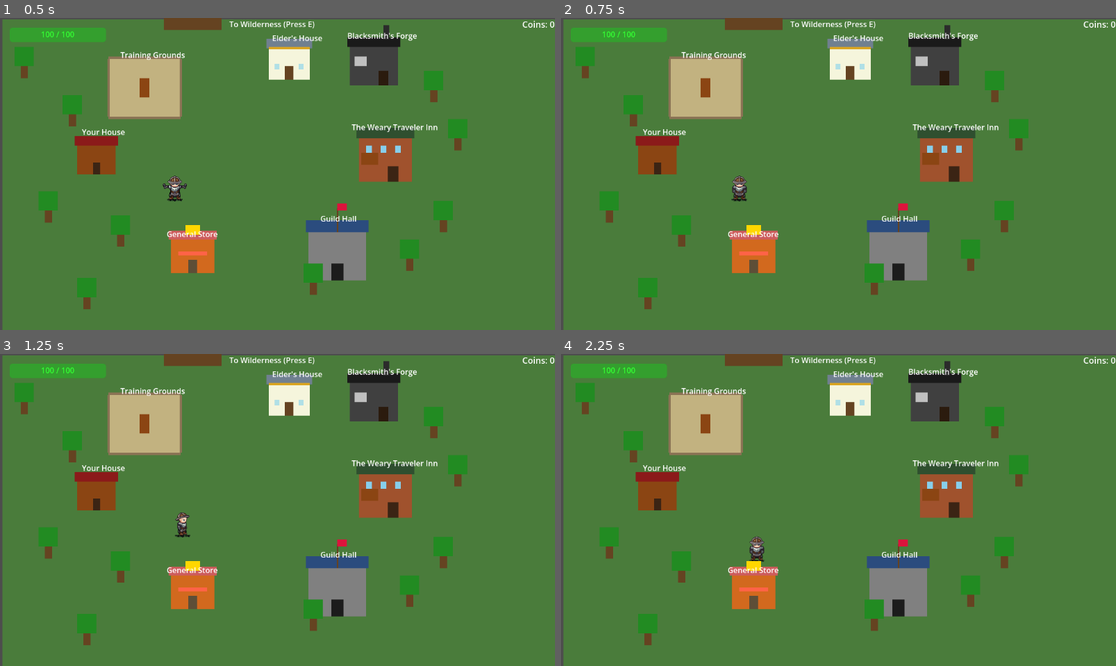
Above: before the commit, frames 1-4 (two rows, left to right).
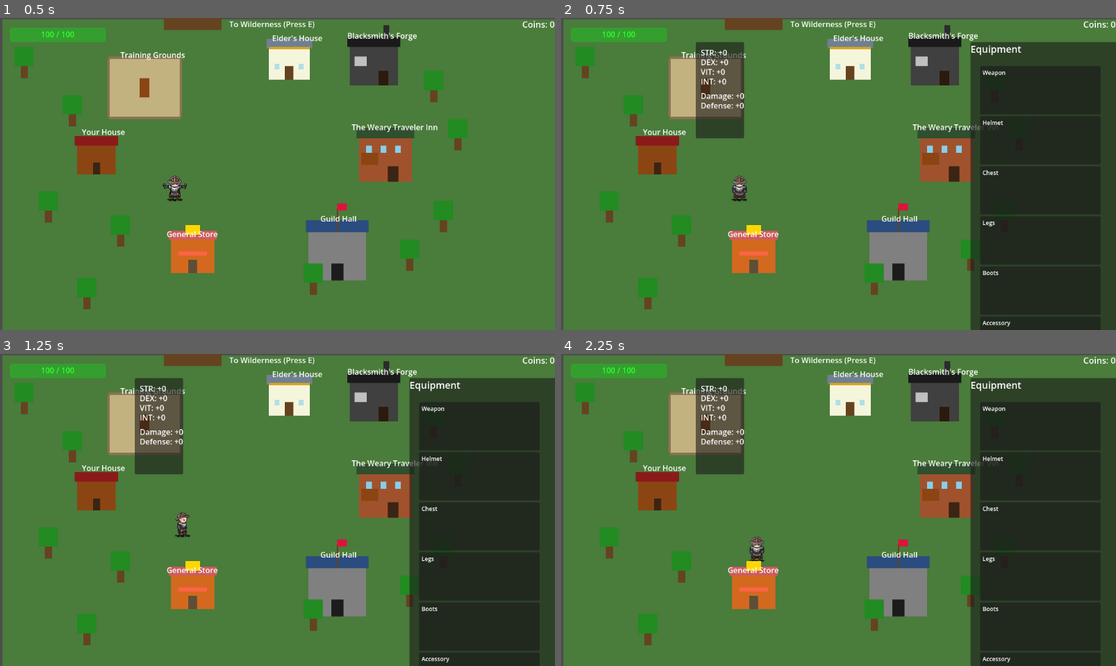
Above: after the commit, the same moments.

Repository: koukous/late-adventure
Game: Godot game, scene res://scenes/village.tscn
The game is run twice, just before and just after one commit, with the same random seed, the same clock (stepped at 60 frames per second) and the same inputs. Sound files missing from this copy of the repository are replaced by a short silence.
Inputs (mouse positions are in pixels of both pictures, inside the frame that each line leads up to):
- Up to frame 1 (0.5 s): no input
- Up to frame 2 (0.75 s): tap E at 0.5 s; move the mouse to (960, 158) at 0.52 s; hold D (move_right) from 0.53 s (still down); hold C (ui_equipment, bound only after the commit) from 0.53 s (still down); click (960, 158) at 0.6 s
- Up to frame 3 (1.25 s): keep holding D (move_right); keep holding C (ui_equipment, bound only after the commit); tap Enter (ui_accept) at 0.77 s
- Up to frame 4 (2.25 s): tap E at 1.25, 2 s; move the mouse to (727, 525) at 1.27 s; release D (move_right) at 1.28 s; release C (ui_equipment, bound only after the commit) at 1.28 s; hold S (move_down) 1.28-2.03 s; tap C (ui_equipment, bound only after the commit) at 1.35 s; tap Enter (ui_accept) at 1.52 s; click (727, 525) at 1.55 s; move the mouse to (894, 441) at 2.02 s; hold D (move_right) from 2.03 s (still down); hold C (ui_equipment, bound only after the commit) from 2.03 s (still down); click (894, 441) at 2.1 s

Frame 1 is identical in both runs. In frame 2, 27% of the frame differs, in the area x 24-100%, y 7-100%; in frame 3, 27%; in frame 4, 27%.

Commit message:
pushing equipement and stats point with equipement
still needs work

Diff:
--- a/project.godot
+++ b/project.godot
@@ -21,6 +21,7 @@
 GlobalUi="*uid://ljqwv3c267ff"
 SceneManager="*uid://7ubni2pn1s2n"
 DialogueUI="*uid://khsalhy0nbt4"
+EquipmentManager="*uid://i8lbr2biceo4"
 
 [display]
 
@@ -76,6 +77,11 @@
 "events": [Object(InputEventKey,"resource_local_to_scene":false,"resource_name":"","device":-1,"window_id":0,"alt_press …(192 unchanged characters)…
 ]
 }
+ui_equipment={
+"deadzone": 0.2,
+"events": [Object(InputEventKey,"resource_local_to_scene":false,"resource_name":"","device":-1,"window_id":0,"alt_pressed":false,"shift_pressed":false,"ctrl_pressed":false,"meta_pressed":false,"pressed":false,"keycode":0,"physical_keycode":67,"key_label":0,"unicode":99,"location":0,"echo":false,"script":null)
+]
+}
 
 [physics]
 
--- /dev/null
+++ b/resources/equipement/iron_sword.tres
@@ -0,0 +1,13 @@
+[gd_resource type="Resource" script_class="EquipmentData" format=3 uid="uid://b0r1xnp2pabqw"]
+
+[ext_resource type="Script" uid="uid://ch21jrxvw46lr" path="res://scripts/global/equipement_data.gd" id="1_hvn0m"]
+
+[resource]
+script = ExtResource("1_hvn0m")
+strength_bonus = 3
+damage_bonus = 10
+item_name = "Iron Sword"
+description = "A sturdy iron blade"
+stack_size = 1
+item_type = "Equipment"
+metadata/_custom_type_script = "uid://ch21jrxvw46lr"
--- /dev/null
+++ b/resources/equipement/leather_helmet.tres
@@ -0,0 +1,12 @@
+[gd_resource type="Resource" script_class="EquipmentData" format=3 uid="uid://b0xgqs3relxlg"]
+
+[ext_resource type="Script" uid="uid://ch21jrxvw46lr" path="res://scripts/global/equipement_data.gd" id="1_xmmpu"]
+
+[resource]
+script = ExtResource("1_xmmpu")
+equipment_type = 2
+vitality_bonus = 3
+defense_bonus = 5
+item_name = "Leather Chest Armor"
+description = "Light body armor"
+metadata/_custom_type_script = "uid://ch21jrxvw46lr"
--- /dev/null
+++ b/scenes/global/EquipmentUI.tscn
@@ -0,0 +1,162 @@
+[gd_scene format=3 uid="uid://cfonpces7xj4r"]
+
+[ext_resource type="Script" uid="uid://b11lnhs3tqs42" path="res://scripts/global/equipment_ui.gd" id="1_h3f36"]
+
+[node name="EquipmentUI" type="Control" unique_id=425735404]
+visible = false
+layout_mode = 3
+anchors_preset = 15
+anchor_right = 1.0
+anchor_bottom = 1.0
+grow_horizontal = 2
+grow_vertical = 2
+script = ExtResource("1_h3f36")
+
+[node name="Panel" type="Panel" parent="." unique_id=1760547820]
+layout_mode = 0
+offset_left = 850.0
+offset_top = 50.0
+offset_right = 1250.0
+offset_bottom = 750.0
+
+[node name="Equipment" type="Label" parent="Panel" unique_id=440294316]
+layout_mode = 0
+offset_right = 40.0
+offset_bottom = 23.0
+pivot_offset_ratio = Vector2(150, 10)
+theme_override_font_sizes/font_size = 20
+text = "Equipment"
+
+[node name="SlotsContainer" type="VBoxContainer" parent="Panel" unique_id=1474194721]
+layout_mode = 0
+offset_left = 20.0
+offset_top = 50.0
+offset_right = 270.0
+offset_bottom = 450.0
+
+[node name="WeaponSlot" type="Panel" parent="Panel/SlotsContainer" unique_id=1322094907]
+custom_minimum_size = Vector2(230, 100)
+layout_mode = 2
+
+[node name="Weapon" type="Label" parent="Panel/SlotsContainer/WeaponSlot" unique_id=93306369]
+layout_mode = 0
+offset_left = 5.0
+offset_top = 5.0
+offset_right = 69.0
+offset_bottom = 28.0
+text = "Weapon"
+
+[node name="HelmetSlot" type="Panel" parent="Panel/SlotsContainer" unique_id=600928595]
+custom_minimum_size = Vector2(230, 100)
+layout_mode = 2
+
+[node name="Helmet" type="Label" parent="Panel/SlotsContainer/HelmetSlot" unique_id=71550702]
+layout_mode = 0
+offset_left = 5.0
+offset_top = 5.0
+offset_right = 62.0
+offset_bottom = 28.0
+text = "Helmet"
+
+[node name="ChestSlot" type="Panel" parent="Panel/SlotsContainer" unique_id=584860440]
+custom_minimum_size = Vector2(230, 100)
+layout_mode = 2
+
+[node name="Chest" type="Label" parent="Panel/SlotsContainer/ChestSlot" unique_id=391788084]
+layout_mode = 0
+offset_left = 5.0
+offset_top = 5.0
+offset_right = 49.0
+offset_bottom = 28.0
+text = "Chest"
+
+[node name="LegsSlot" type="Panel" parent="Panel/SlotsContainer" unique_id=1800738399]
+custom_minimum_size = Vector2(230, 100)
+layout_mode = 2
+
+[node name="Legs" type="Label" parent="Panel/SlotsContainer/LegsSlot" unique_id=2042927592]
+layout_mode = 0
+offset_left = 5.0
+offset_top = 5.0
+offset_right = 45.0
+offset_bottom = 28.0
+text = "Legs"
+
+[node name="BootsSlot" type="Panel" parent="Panel/SlotsContainer" unique_id=989126018]
+custom_minimum_size = Vector2(230, 100)
+layout_mode = 2
+
+[node name="Boots" type="Label" parent="Panel/SlotsContainer/BootsSlot" unique_id=806490506]
+layout_mode = 0
+offset_left = 5.0
+offset_top = 5.0
+offset_right = 50.0
+offset_bottom = 28.0
+text = "Boots"
+
+[node name="AccessorySlot" type="Panel" parent="Panel/SlotsContainer" unique_id=1579745492]
+custom_minimum_size = Vector2(230, 100)
+layout_mode = 2
+
+[node name="Accessory" type="Label" parent="Panel/SlotsContainer/AccessorySlot" unique_id=392384754]
+layout_mode = 0
+offset_left = 5.0
+offset_top = 5.0
+offset_right = 82.0
+offset_bottom = 28.0
+text = "Accessory"
+
+[node name="StatsPanel" type="Panel" parent="." unique_id=1754695985]
+layout_mode = 0
+offset_left = 280.0
+offset_top = 50.0
+offset_right = 380.0
+offset_bottom = 250.0
+
+[node name="StrLabel" type="Label" parent="StatsPanel" unique_id=1065850503]
+layout_mode = 0
+offset_left = 10.0
+offset_top = 10.0
+offset_right = 65.0
+offset_bottom = 33.0
+text = "STR: +0"
+
+[node name="DexLabel" type="Label" parent="StatsPanel" unique_id=817805769]
+layout_mode = 0
+offset_left = 10.0
+offset_top = 30.0
+offset_right = 50.0
+offset_bottom = 53.0
+text = "DEX: +0"
+
+[node name="VitLabel" type="Label" parent="StatsPanel" unique_id=1379610742]
+layout_mode = 0
+offset_left = 10.0
+offset_top = 50.0
+offset_right = 50.0
+offset_bottom = 73.0
+text = "VIT: +0"
+
+[node name="IntLabel" type="Label" parent="StatsPanel" unique_id=1388472787]
+layout_mode = 0
+offset_left = 10.0
+offset_top = 70.0
+offset_right = 64.0
+offset_bottom = 93.0
+text = "INT: +0"
+
+[node name="DmgLabel" type="Label" parent="StatsPanel" unique_id=641789743]
+layout_mode = 0
+offset_left = 10.0
+offset_top = 100.0
+offset_right = 50.0
+offset_bottom = 123.0
+text = "Damage: +0"
+
+[node name="DefLabel" type="Label" parent="StatsPanel" unique_id=387899464]
+layout_mode = 0
+offset_left = 10.0
+offset_top = 120.0
+offset_right = 101.0
+offset_bottom = 143.0
+text = "Defense: +0"
--- a/scenes/global/GlobalUI.tscn
+++ b/scenes/global/GlobalUI.tscn
@@ -3,8 +3,9 @@
 [ext_resource type="Script" uid="uid://ljqwv3c267ff" path="res://scripts/global_ui.gd" id="1_kkq6e"]
 [ext_resource type="PackedScene" uid="uid://5yr8sq54vd8q" path="res://scenes/InventoryUI.tscn" id="2_lnbkq"]
 [ext_resource type="PackedScene" uid="uid://brwq0x8x8cs4g" path="res://scenes/HealthUI.tscn" id="3_5faa8"]
+[ext_resource type="PackedScene" uid="uid://cfonpces7xj4r" path="res://scenes/global/EquipmentUI.tscn" id="4_lnbkq"]
 
-[node name="GlobalUi" type="CanvasLayer" unique_id=1810816273]
+[node name="GlobalUI" type="CanvasLayer" unique_id=1810816273]
 script = ExtResource("1_kkq6e")
 
 [node name="InventoryUI" parent="." unique_id=49627175 instance=ExtResource("2_lnbkq")]
@@ -17,3 +18,5 @@
 grow_vertical = 2
 
 [node name="HealthUI" parent="." unique_id=1590557099 instance=ExtResource("3_5faa8")]
+
+[node name="EquipmentUI" parent="." unique_id=425735404 instance=ExtResource("4_lnbkq")]
--- a/scripts/enemy.gd
+++ b/scripts/enemy.gd
@@ -78,8 +78,16 @@
 		take_damage(10)
 
 func take_damage(amount: int):
-	current_health -= amount
-	print("Enemy took ", amount, " damage! Health: ", current_health)
+	# Get player's equipment bonus
+	var equipment_manager = get_node_or_null("/root/EquipmentManager")
+	var bonus_damage = 0
+	if equipment_manager:
+		bonus_damage = equipment_manager.get_total_damage_bonus()
+
+	var total_damage = amount + bonus_damage
+
+	current_health -= total_damage  # ← Fixed to use current_health
+	print("Enemy took ", total_damage, " damage (", amount, " + ", bonus_damage, " from equipment). Health: ", current_health)
 
 	# Play hurt sound!
 	if hurt_sound:
--- /dev/null
+++ b/scripts/global/equipement_data.gd
@@ -0,0 +1,94 @@
+extends ItemData
+class_name EquipmentData
+# Equipment item - weapons, armor, accessories
+
+enum EquipmentType {
+	WEAPON,      # Swords, axes, bows
+	HELMET,      # Head armor
+	CHEST,       # Body armor
+	LEGS,        # Leg armor
+	BOOTS,       # Feet armor
+	ACCESSORY    # Rings, amulets
+}
+
+enum WeaponType {
+	SWORD,
+	AXE,
+	SPEAR,
+	BOW,
+	STAFF
+}
+
+@export var equipment_type: EquipmentType = EquipmentType.WEAPON
+@export var weapon_type: WeaponType = WeaponType.SWORD
+
+# Stats bonuses when equipped
+@export var strength_bonus: int = 0
+@export var dexterity_bonus: int = 0
+@export var vitality_bonus: int = 0
+@export var intelligence_bonus: int = 0
+
+@export var damage_bonus: int = 0      # For weapons
+@export var defense_bonus: int = 0     # For armor
+@export var health_bonus: int = 0      # HP increase
+
+@export var required_level: int = 1    # Level needed to equip
+
+func get_equipment_tooltip() -> String:
+	var text = item_name + "\n"
+	text += description + "\n"
+	text += "Type: " + get_equipment_type_name() + "\n"
+
+	# Show stats
+	if strength_bonus > 0:
+		text += "STR: +" + str(strength_bonus) + "\n"
+	if dexterity_bonus > 0:
+		text += "DEX: +" + str(dexterity_bonus) + "\n"
+	if vitality_bonus > 0:
+		text += "VIT: +" + str(vitality_bonus) + "\n"
+	if intelligence_bonus > 0:
+		text += "INT: +" + str(intelligence_bonus) + "\n"
+
+	if damage_bonus > 0:
+		text += "Damage: +" + str(damage_bonus) + "\n"
+	if defense_bonus > 0:
+		text += "Defense: +" + str(defense_bonus) + "\n"
+	if health_bonus > 0:
+		text += "Health: +" + str(health_bonus) + "\n"
+
+	if required_level > 1:
+		text += "Required Level: " + str(required_level)
+
+	return text
+
+func get_equipment_type_name() -> String:
+	match equipment_type:
+		EquipmentType.WEAPON:
+			return get_weapon_type_name()
+		EquipmentType.HELMET:
+			return "Helmet"
+		EquipmentType.CHEST:
+			return "Chest Armor"
+		EquipmentType.LEGS:
+			return "Leg Armor"
+		EquipmentType.BOOTS:
+			return "Boots"
+		EquipmentType.ACCESSORY:
+			return "Accessory"
+		_:
+			return "Equipment"
+
+func get_weapon_type_name() -> String:
+	match weapon_type:
+		WeaponType.SWORD:
+			return "Sword"
+		WeaponType.AXE:
+			return "Axe"
+		WeaponType.SPEAR:
+			return "Spear"
+		WeaponType.BOW:
+			return "Bow"
+		WeaponType.STAFF:
+			return "Staff"
+		_:
+			return "Weapon"
--- /dev/null
+++ b/scripts/global/equipement_manager.gd
@@ -0,0 +1,144 @@
+extends Node
+# Equipment Manager - handles equipped items
+# Add to Autoload as "EquipmentManager"
+
+signal equipment_changed(slot: String, item: EquipmentData)
+signal stats_updated()
+
+# Equipment slots
+var equipped_items = {
+	"weapon": null,
+	"helmet": null,
+	"chest": null,
+	"legs": null,
+	"boots": null,
+	"accessory": null
+}
+
+# Total stat bonuses from equipment
+var total_strength: int = 0
+var total_dexterity: int = 0
+var total_vitality: int = 0
+var total_intelligence: int = 0
+var total_damage: int = 0
+var total_defense: int = 0
+var total_health: int = 0
+
+func _ready():
+	print("✅ Equipment Manager loaded")
+
+func equip_item(item: EquipmentData) -> bool:
+	if not item:
+		print("ERROR: Trying to equip null item")
+		return false
+
+	# Get slot name based on equipment type
+	var slot = get_slot_for_type(item.equipment_type)
+
+	if slot == "":
+		print("ERROR: Unknown equipment type")
+		return false
+
+	# Unequip current item in slot (if any)
+	if equipped_items[slot]:
+		unequip_item(slot)
+
+	# Equip new item
+	equipped_items[slot] = item
+	print("Equipped: ", item.item_name, " in slot: ", slot)
+
+	# Update stats
+	calculate_total_stats()
+
+	# Emit signals
+	equipment_changed.emit(slot, item)
+	stats_updated.emit()
+
+	return true
+
+func unequip_item(slot: String) -> EquipmentData:
+	if not equipped_items.has(slot):
+		print("ERROR: Invalid slot: ", slot)
+		return null
+
+	var item = equipped_items[slot]
+
+	if item:
+		equipped_items[slot] = null
+		print("Unequipped: ", item.item_name, " from slot: ", slot)
+
+		# Return item to inventory
+		var inventory = get_node_or_null("/root/InventoryManager")
+		if inventory:
+			inventory.add_item(item, 1)
+
+		# Update stats
+		calculate_total_stats()
+
+		# Emit signals
+		equipment_changed.emit(slot, null)
+		stats_updated.emit()
+
+	return item
+
+func get_equipped_item(slot: String) -> EquipmentData:
+	if equipped_items.has(slot):
+		return equipped_items[slot]
+	return null
+
+func get_slot_for_type(type: EquipmentData.EquipmentType) -> String:
+	match type:
+		EquipmentData.EquipmentType.WEAPON:
+			return "weapon"
+		EquipmentData.EquipmentType.HELMET:
+			return "helmet"
+		EquipmentData.EquipmentType.CHEST:
+			return "chest"
+		EquipmentData.EquipmentType.LEGS:
+			return "legs"
+		EquipmentData.EquipmentType.BOOTS:
+			return "boots"
+		EquipmentData.EquipmentType.ACCESSORY:
+			return "accessory"
+		_:
+			return ""
+
+func calculate_total_stats():
+	# Reset totals
+	total_strength = 0
+	total_dexterity = 0
+	total_vitality = 0
+	total_intelligence = 0
+	total_damage = 0
+	total_defense = 0
+	total_health = 0
+
+	# Sum up all equipped items
+	for slot in equipped_items:
+		var item = equipped_items[slot]
+		if item:
+			total_strength += item.strength_bonus
+			total_dexterity += item.dexterity_bonus
+			total_vitality += item.vitality_bonus
+			total_intelligence += item.intelligence_bonus
+			total_damage += item.damage_bonus
+			total_defense += item.defense_bonus
+			total_health += item.health_bonus
+
+	print("Equipment stats updated - STR:", total_strength, " DEX:", total_dexterity,
+		  " DMG:", total_damage, " DEF:", total_defense)
+
+func get_total_damage_bonus() -> int:
+	return total_damage
+
+func get_total_defense_bonus() -> int:
+	return total_defense
+
+func get_all_equipped() -> Dictionary:
+	return equipped_items.duplicate()
+
+func has_weapon_equipped() -> bool:
+	return equipped_items["weapon"] != null
+
+func get_equipped_weapon() -> EquipmentData:
+	return equipped_items["weapon"]
--- /dev/null
+++ b/scripts/global/equipment_ui.gd
@@ -0,0 +1,171 @@
+extends Control
+# Equipment UI - shows equipped items and allows equipping/unequipping
+
+var equipment_manager
+var inventory_manager
+
+# Equipment slot panels
+var weapon_slot
+var helmet_slot
+var chest_slot
+var legs_slot
+var boots_slot
+var accessory_slot
+
+# Stats labels
+var stats_panel
+var str_label
+var dex_label
+var vit_label
+var int_label
+var dmg_label
+var def_label
+
+func _ready():
+	# Get managers
+	equipment_manager = get_node_or_null("/root/EquipmentManager")
+	inventory_manager = get_node_or_null("/root/InventoryManager")
+
+	if not equipment_manager:
+		print("ERROR: EquipmentManager not found!")
+		return
+
+	# Get UI nodes
+	find_ui_nodes()
+
+	# Connect signals
+	if equipment_manager:
+		equipment_manager.equipment_changed.connect(_on_equipment_changed)
+		equipment_manager.stats_updated.connect(_on_stats_updated)
+
+	# Initial display
+	update_all_slots()
+	update_stats_display()
+
+	# DEBUG: Print scene tree
+	print("=== EQUIPMENT UI SCENE TREE ===")
+	print_node_tree(self)
+
+func print_node_tree(node: Node, indent: String = "") -> void:
+	print(indent + node.name + " (" + node.get_class() + ")")
+	for child in node.get_children():
+		print_node_tree(child, indent + "  ")
+
+func find_ui_nodes():
+	# Find equipment slots
+	weapon_slot = get_node_or_null("Panel/SlotsContainer/WeaponSlot")
+	helmet_slot = get_node_or_null("Panel/SlotsContainer/HelmetSlot")
+	chest_slot = get_node_or_null("Panel/SlotsContainer/ChestSlot")
+	legs_slot = get_node_or_null("Panel/SlotsContainer/LegsSlot")
+	boots_slot = get_node_or_null("Panel/SlotsContainer/BootsSlot")
+	accessory_slot = get_node_or_null("Panel/SlotsContainer/AccessorySlot")
+
+	# DEBUG: Check if nodes found
+	print("=== Equipment UI Nodes ===")
+	print("WeaponSlot found:", weapon_slot != null)
+	print("HelmetSlot found:", helmet_slot != null)
+
+	# Find stats panel
+	stats_panel = get_node_or_null("StatsPanel")
+	print("StatsPanel found:", stats_panel != null)
+
+	if stats_panel:
+		str_label = stats_panel.get_node_or_null("StrLabel")
+		dex_label = stats_panel.get_node_or_null("DexLabel")
+		vit_label = stats_panel.get_node_or_null("VitLabel")
+		int_label = stats_panel.get_node_or_null("IntLabel")
+		dmg_label = stats_panel.get_node_or_null("DmgLabel")
+		def_label = stats_panel.get_node_or_null("DefLabel")
+
+		# DEBUG
+		print("StrLabel found:", str_label != null)
+		print("DmgLabel found:", dmg_label != null)
+
+func update_all_slots():
+	if not equipment_manager:
+		return
+
+	var equipped = equipment_manager.get_all_equipped()
+
+	update_slot_display(weapon_slot, equipped["weapon"], "Weapon")
+	update_slot_display(helmet_slot, equipped["helmet"], "Helmet")
+	update_slot_display(chest_slot, equipped["chest"], "Chest")
+	update_slot_display(legs_slot, equipped["legs"], "Legs")
+	update_slot_display(boots_slot, equipped["boots"], "Boots")
+	update_slot_display(accessory_slot, equipped["accessory"], "Accessory")
+
+func update_slot_display(slot_panel, item: EquipmentData, slot_name: String):
+	if not slot_panel:
+		return
+
+	# Clear existing display
+	for child in slot_panel.get_children():
+		if child.name != "SlotLabel":
+			child.queue_free()
+
+	# Get or create slot label
+	var label = slot_panel.get_node_or_null("SlotLabel")
+	if not label:
+		label = Label.new()
+		label.name = "SlotLabel"
+		label.text = slot_name
+		label.position = Vector2(5, 5)
+		label.add_theme_font_size_override("font_size", 12)
+		slot_panel.add_child(label)
+
+	if item:
+		# Show equipped item
+		if item.icon:
+			var icon = TextureRect.new()
+			icon.texture = item.icon
+			icon.expand_mode = TextureRect.EXPAND_FIT_WIDTH_PROPORTIONAL
+			icon.stretch_mode = TextureRect.STRETCH_KEEP_ASPECT_CENTERED
+			icon.custom_minimum_size = Vector2(48, 48)
+			icon.position = Vector2(8, 25)
+			slot_panel.add_child(icon)
+
+		# Item name
+		var name_label = Label.new()
+		name_label.text = item.item_name
+		name_label.position = Vector2(5, 75)
+		name_label.add_theme_font_size_override("font_size", 10)
+		slot_panel.add_child(name_label)
+
+func update_stats_display():
+	if not equipment_manager:
+		return
+
+	if str_label:
+		str_label.text = "STR: +" + str(equipment_manager.total_strength)
+	if dex_label:
+		dex_label.text = "DEX: +" + str(equipment_manager.total_dexterity)
+	if vit_label:
+		vit_label.text = "VIT: +" + str(equipment_manager.total_vitality)
+	if int_label:
+		int_label.text = "INT: +" + str(equipment_manager.total_intelligence)
+	if dmg_label:
+		dmg_label.text = "Damage: +" + str(equipment_manager.total_damage)
+	if def_label:
+		def_label.text = "Defense: +" + str(equipment_manager.total_defense)
+
+func _on_equipment_changed(slot: String, item: EquipmentData):
+	update_all_slots()
+
+func _on_stats_updated():
+	update_stats_display()
+
+# Called when player clicks on inventory item to equip
+func try_equip_from_inventory(item: ItemData):
+	if not item is EquipmentData:
+		print("Item is not equipment!")
+		return
+
+	var equipment = item as EquipmentData
+
+	# Remove from inventory
+	if inventory_manager:
+		inventory_manager.remove_item(item.item_name, 1)
+
+	# Equip
+	if equipment_manager:
+		equipment_manager.equip_item(equipment)
--- a/scripts/global_ui.gd
+++ b/scripts/global_ui.gd
@@ -1,19 +1,32 @@
 extends CanvasLayer
-# Global UI Manager - Works in any scene!
 
+@onready var health_ui = $HealthUI
 @onready var inventory_ui = $InventoryUI
-@onready var health_ui = $HealthUI
+@onready var equipment_ui = $EquipmentUI  # ← THIS LINE
 
 func _ready():
-	# Hide inventory at start
 	if inventory_ui:
 		inventory_ui.visible = false
+	if equipment_ui:
+		equipment_ui.visible = false  # ← THIS LINE
+
+	print("✅ Global UI loaded")
 
 func _input(event):
+	# Toggle inventory
 	if event.is_action_pressed("ui_inventory"):
 		toggle_inventory()
+
+	# Toggle equipment ← THIS BLOCK
+	if event.is_action_pressed("ui_equipment"):
+		toggle_equipment()
 
 func toggle_inventory():
 	if inventory_ui:
 		inventory_ui.visible = not inventory_ui.visible
 		print("Inventory:", "OPEN" if inventory_ui.visible else "CLOSED")
+
+func toggle_equipment():  # ← THIS FUNCTION
+	if equipment_ui:
+		equipment_ui.visible = not equipment_ui.visible
+		print("Equipment:", "OPEN" if equipment_ui.visible else "CLOSED")
--- a/scripts/inventory_ui_complete.gd
+++ b/scripts/inventory_ui_complete.gd
@@ -53,6 +53,7 @@
 
 		create_item_slot(item_data, quantity)
 
+
 func create_item_slot(item_data: ItemData, quantity: int):
 	# Create panel for slot
 	var slot_panel = Panel.new()
@@ -100,6 +101,17 @@
 
 	grid_container.add_child(slot_panel)
 
+	# NEW: Add right-click for equipment
+	if item_data is EquipmentData:
+		slot_panel.gui_input.connect(_on_slot_gui_input.bind(item_data))
+
+	# Check if it's equipment
+	if item_data is EquipmentData:
+		print("Creating equipment slot for: ", item_data.item_name)
+		slot_panel.gui_input.connect(_on_slot_gui_input.bind(item_data))
+	else:
+		print("Creating regular item slot for: ", item_data.item_name)
+
 func _on_slot_hover(item_data: ItemData):
 	# Show tooltip
 	tooltip_panel.visible = true
@@ -126,3 +138,32 @@
 	text += item_data.description + "\n"
 	text += "Type: " + item_data.item_type
 	return text
+
+func _on_slot_gui_input(event: InputEvent, item: ItemData):
+	if event is InputEventMouseButton:
+		if event.button_index == MOUSE_BUTTON_RIGHT and event.pressed:
+			print("Right-clicked on: ", item.item_name)
+			equip_item(item)
+
+func equip_item(item: ItemData):
+	if not item is EquipmentData:
+		print("ERROR: Not equipment!")
+		return
+
+	print("Trying to equip: ", item.item_name)
+
+	var equipment = item as EquipmentData
+	var equipment_manager = get_node_or_null("/root/EquipmentManager")
+
+	if equipment_manager:
+		print("EquipmentManager found, equipping...")
+		# Remove from inventory
+		inventory_manager.remove_item(item.item_name, 1)
+		# Equip
+		equipment_manager.equip_item(equipment)
+		# Refresh display
+		update_inventory_display()
+
+		print("Equipped: ", item.item_name)
+	else:
+		print("ERROR: EquipmentManager not found!")
--- a/scripts/player.gd
+++ b/scripts/player.gd
@@ -40,6 +40,57 @@
 	current_health = max_health
 	attack_hitbox.disabled = true
 	health_changed.emit(current_health, max_health)
+
+	# Get equipment manager
+	var equipment_manager = get_node_or_null("/root/EquipmentManager")
+	if equipment_manager:
+		equipment_manager.stats_updated.connect(_on_equipment_stats_updated)
+
+	# TEST: Add equipment items
+	await get_tree().create_timer(1.0).timeout  # Wait for managers to load
+
+	var inventory = get_node("/root/InventoryManager")
+	if inventory:
+		var sword = load("res://resources/equipement/iron_sword.tres")
+		var helmet = load("res://resources/equipement/leather_helmet.tres")
+		#var chest = load("res://leather_chest.tres")
+
+		inventory.add_item(sword, 1)
+		inventory.add_item(helmet, 1)
+		#inventory.add_item(chest, 1)
+
+		print("Test equipment added to inventory!")
+
+			# Wait a moment for autoloads to load
+	await get_tree().create_timer(0.5).timeout
+
+	# Test if EquipmentManager exists
+	var eq = get_node_or_null("/root/EquipmentManager")
+	if eq:
+		print("✅ EquipmentManager FOUND!")
+	else:
+		print("❌ EquipmentManager NOT FOUND!")
+
+	# List all autoloads
+	print("=== All Root Nodes ===")
+	for child in get_tree().root.get_children():
+		print("  - ", child.name)
+
+	await get_tree().create_timer(2.0).timeout
+
+	# Test equipping directly
+	var eq_manager = get_node("/root/EquipmentManager")
+	var sword = load("res://iron_sword.tres")
+
+	if eq_manager and sword:
+		print("=== DIRECT EQUIP TEST ===")
+		print("Sword type: ", sword.get_class())
+		print("Is EquipmentData: ", sword is EquipmentData)
+
+		if sword is EquipmentData:
+			eq_manager.equip_item(sword)
+			print("Total damage after equip: ", eq_manager.total_damage)
+			print("Total strength after equip: ", eq_manager.total_strength)
 
 func _physics_process(delta):
 	update_timers(delta)
@@ -187,3 +238,18 @@
 				animated_sprite.play("walk_down")
 	else:
 		animated_sprite.play("idle")
+
+func _on_equipment_stats_updated():
+	# Recalculate damage with equipment bonuses
+	update_combat_stats()
+
+func update_combat_stats():
+	var equipment_manager = get_node_or_null("/root/EquipmentManager")
+	if equipment_manager:
+		var base_damage = 10  # Your base damage
+		var bonus_damage = equipment_manager.get_total_damage_bonus()
+		var total_damage = base_damage + bonus_damage
+
+		print("Total damage: ", total_damage, " (Base: ", base_damage, " + Equipment: ", bonus_damage, ")")
+
+		# Use this total_damage in your attack code
Not shown, added: scripts/global/equipement_data.gd.uid
Not shown, added: scripts/global/equipement_manager.gd.uid
Not shown, added: scripts/global/equipment_ui.gd.uid
